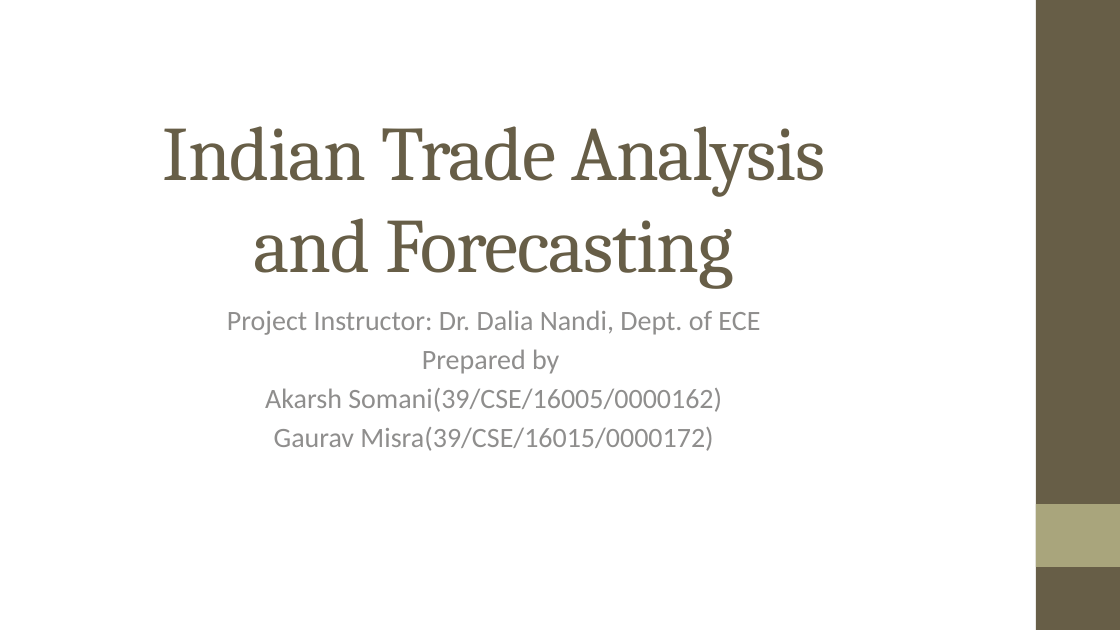
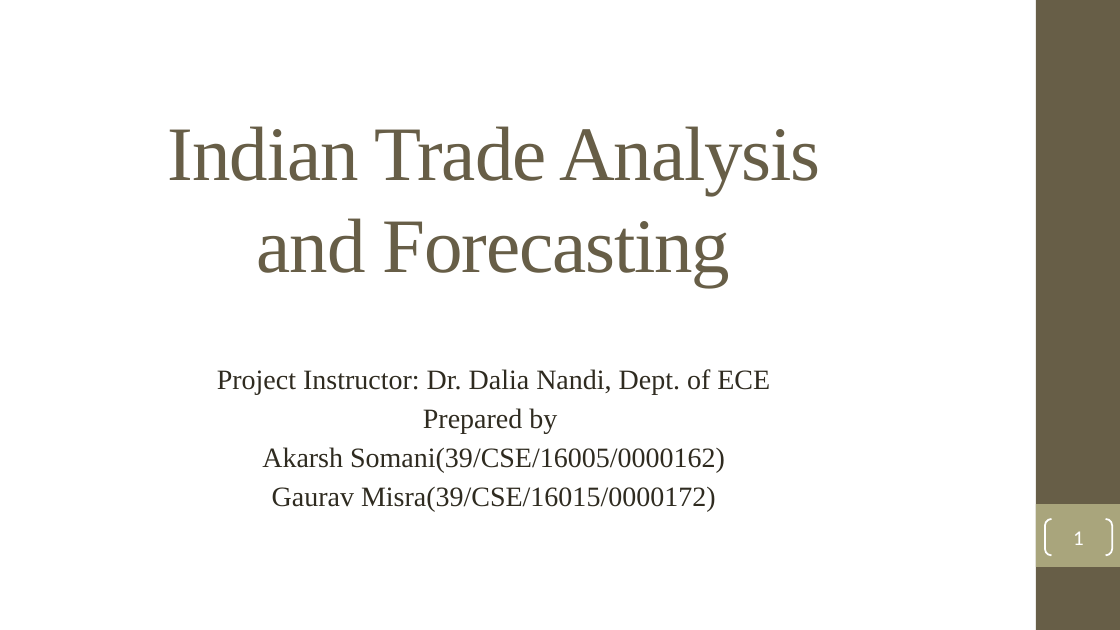
Before and after one commit to ForkedRepositories/Indian-Trade-Data-Analysis-and-Forecasting, a slide deck: slide 1 of Documents/Thesis/Indian Trade Analysis and Forecasting.pptx. Drawn at 1120x630 pixels with LibreOffice and Linux fonts; fonts in the diff are those of the drawing; background and template pictures are left out. Boxes give left, top, right and bottom in pixels: in the first picture for what was removed or moved away, otherwise in the second. Text is boxed around its words. In the diff, an @@ line names an element or a change of style, - is before the commit and + after.

Commit message:
Updated PPT Font and Content

```diff
--- a/Documents/Thesis/Indian Trade Analysis and Forecasting.pptx
+++ b/Documents/Thesis/Indian Trade Analysis and Forecasting.pptx
@@ title "Indian Trade Analysis and Forecasting" at [168, 126, 820, 287]: font Cambria to Times New Roman @@
@@ subtitle "Project Instructor: Dr. Dalia Nandi, ...": place and size @@
-subtitle "Project Instructor: Dr. Dalia Nandi, ..." at [227, 310, 760, 451]
+subtitle "Project Instructor: Dr. Dalia Nandi, ..." at [217, 369, 770, 512]
@@ subtitle "Project Instructor: Dr. Dalia Nandi, ..." at [217, 369, 770, 512]: font Calibri to Times New Roman, text colour #8F8F8D to #2F2B20 @@
@@ page number added at [1045, 519, 1112, 555], outline #FFFFFF 1.5 pt, 18 pt, text #FFFFFF @@
+1
```
Also in this commit, not shown: 17 other slides changed.
